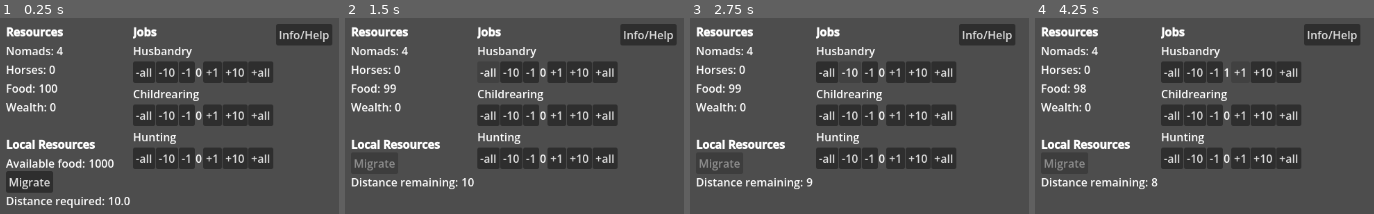
Above: before the commit, frames 1-4 (left to right).
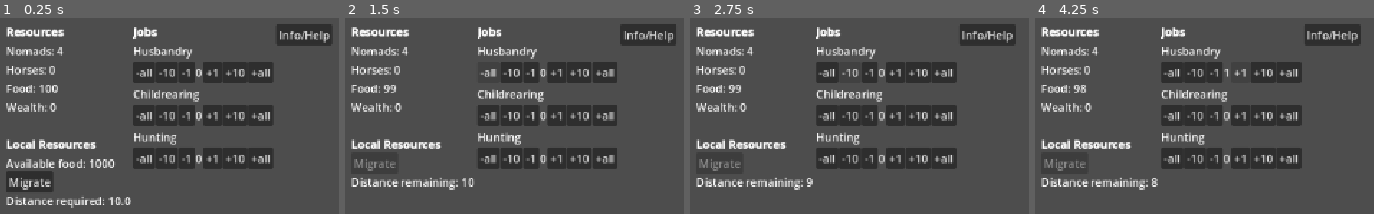
Above: after the commit, the same moments.

Repository: huckmon/mini-jam-205-horses
Game: Godot game, scene res://Scenes/game_scene.tscn
The game is run twice, just before and just after one commit, with the same random seed, the same clock (stepped at 60 frames per second) and the same inputs.
Inputs:
- Up to frame 1 (0.25 s): no input
- Up to frame 2 (1.5 s): click "Migrate" at 0.5 s; click "-all" at 1.25 s
- Up to frame 3 (2.75 s): click "-10" at 2 s
- Up to frame 4 (4.25 s): click "-1" at 2.75 s; click "+1" at 3.5 s

The runs differ from the first frame. In frame 1, 7.6% of the frame differs, in the area x 1-98%, y 4-97%; in frame 2, 6.7%; in frame 3, 6.8%; in frame 4, 6.8%.

Commit message:
Add anti aliasing
Add antialiasing in project settings

Diff:
--- a/project.godot
+++ b/project.godot
@@ -10,7 +10,7 @@
 
 [application]
 
-config/name="tribal-aspirations"
+config/name="Tribal Aspirations"
 config/tags=PackedStringArray("game_jam")
 run/main_scene="uid://d0p6onk7dnlu5"
 config/features=PackedStringArray("4.6", "GL Compatibility")
@@ -19,7 +19,7 @@
 
 [display]
 
-window/stretch/mode="viewport"
+window/stretch/mode="canvas_items"
 
 [global_group]
 
@@ -37,3 +37,5 @@
 rendering_device/driver.windows="d3d12"
 renderer/rendering_method="gl_compatibility"
 renderer/rendering_method.mobile="gl_compatibility"
+anti_aliasing/quality/msaa_2d=1
+anti_aliasing/quality/msaa_3d=1
